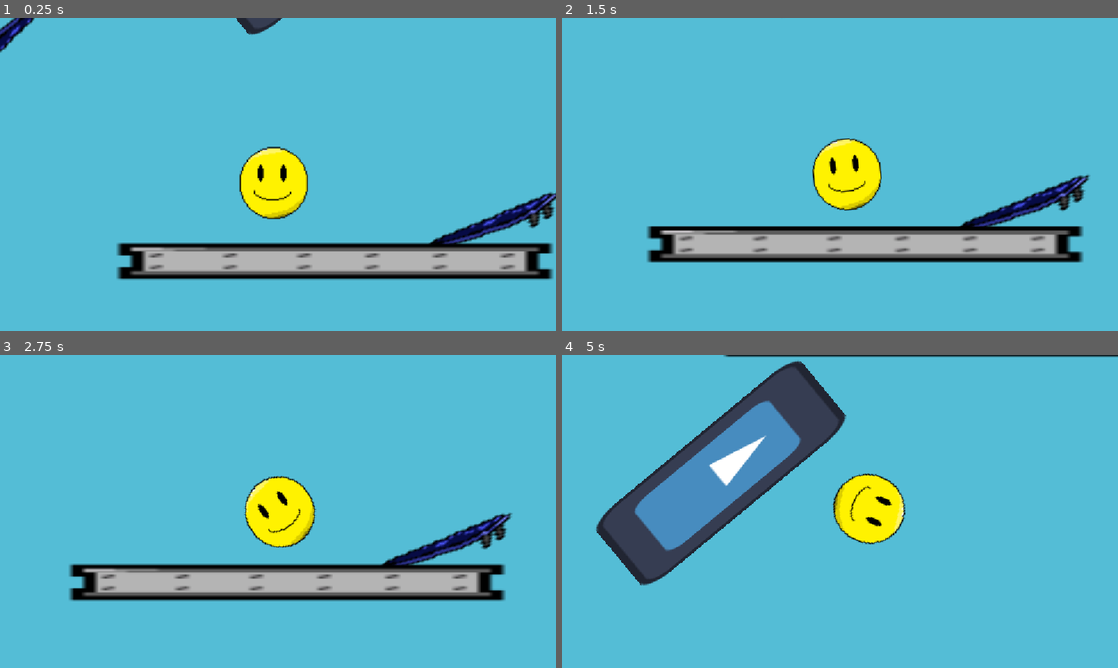
Above: before the commit, frames 1-4 (two rows, left to right).
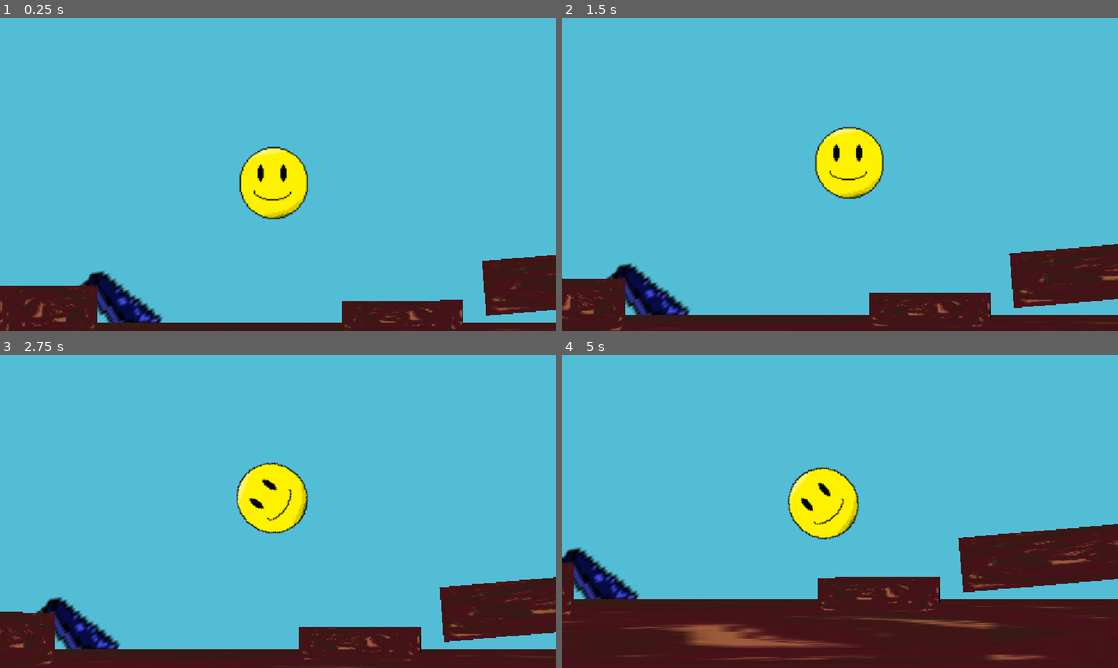
Above: after the commit, the same moments.

Repository: cyan-teal/hole-bounce
Game: Godot game, scene res://scenes/main.tscn
The game is run twice, just before and just after one commit, with the same random seed, the same clock (stepped at 60 frames per second) and the same inputs. Before the commit the project starts from res://scenes/level_2.tscn. The engine's default icon, where the game draws it, is replaced by a stand-in: a white triangle on a blue panel in a dark square.
Inputs:
- Up to frame 1 (0.25 s): no input
- Up to frame 2 (1.5 s): hold Right (go_right) 0.53-1.28 s; hold Space (pass) 0.53-1.28 s; hold Left (go_left) from 1.28 s (still down); tap Space (pass) at 1.35 s
- Up to frame 3 (2.75 s): release Left (go_left) at 2.03 s; hold Right (go_right) from 2.03 s (still down); hold Space (pass) from 2.03 s (still down)
- Up to frame 4 (5 s): release Space (pass) at 2.78 s; tap Space (pass) at 2.85, 4.35 s; release Right (go_right) at 3.53 s; hold Space (pass) 3.53-4.28 s; hold Left (go_left) from 3.53 s (still down)

The runs differ from the first frame. In frame 1, 20% of the frame differs, in the area x 0-100%, y 0-100%; in frame 2, 24%; in frame 3, 25%; in frame 4, 47%.

Commit message:
Adjust trampoline Area2D hitbox

Diff:
--- a/hole-bounce/project.godot
+++ b/hole-bounce/project.godot
@@ -11,7 +11,7 @@
 [application]
 
 config/name="Hole Bounce"
-run/main_scene="uid://c7bpyxufi1dmw"
+run/main_scene="uid://uq30xaib5jjf"
 config/features=PackedStringArray("4.7", "GL Compatibility")
 config/icon="uid://cpsm7tj76dhok"
 
--- a/hole-bounce/scenes/launch_pad.tscn
+++ b/hole-bounce/scenes/launch_pad.tscn
@@ -8,12 +8,6 @@
 [node name="LaunchPad" type="StaticBody2D" unique_id=2031626973]
 script = ExtResource("1_0xpjp")
 
-[node name="Sprite2D" type="Sprite2D" parent="." unique_id=585812321]
-position = Vector2(-31.999996, -89.99999)
-rotation = 1.0313829
-scale = Vector2(4.4385753, 5.122715)
-texture = ExtResource("2_0xpjp")
-
 [node name="CollisionShape2D" type="CollisionShape2D" parent="." unique_id=1613642979]
 scale = Vector2(6, 6)
 shape = SubResource("RectangleShape2D_v1ltj")
@@ -21,7 +15,17 @@
 [node name="Area2D" type="Area2D" parent="." unique_id=1976814070]
 
 [node name="CollisionShape2D" type="CollisionShape2D" parent="Area2D" unique_id=1810601766]
-scale = Vector2(6, 6)
+position = Vector2(0, -30)
+scale = Vector2(6, 3)
 shape = SubResource("RectangleShape2D_v1ltj")
 
+[node name="Node2D" type="Node2D" parent="." unique_id=1060832897]
+scale = Vector2(1, 2)
+
+[node name="Sprite2D" type="Sprite2D" parent="Node2D" unique_id=585812321]
+position = Vector2(-34, -56.00001)
+rotation = 1.0313829
+scale = Vector2(4.4385753, 5.122715)
+texture = ExtResource("2_0xpjp")
+
 [connection signal="body_entered" from="Area2D" to="." method="_on_area_2d_body_entered"]
